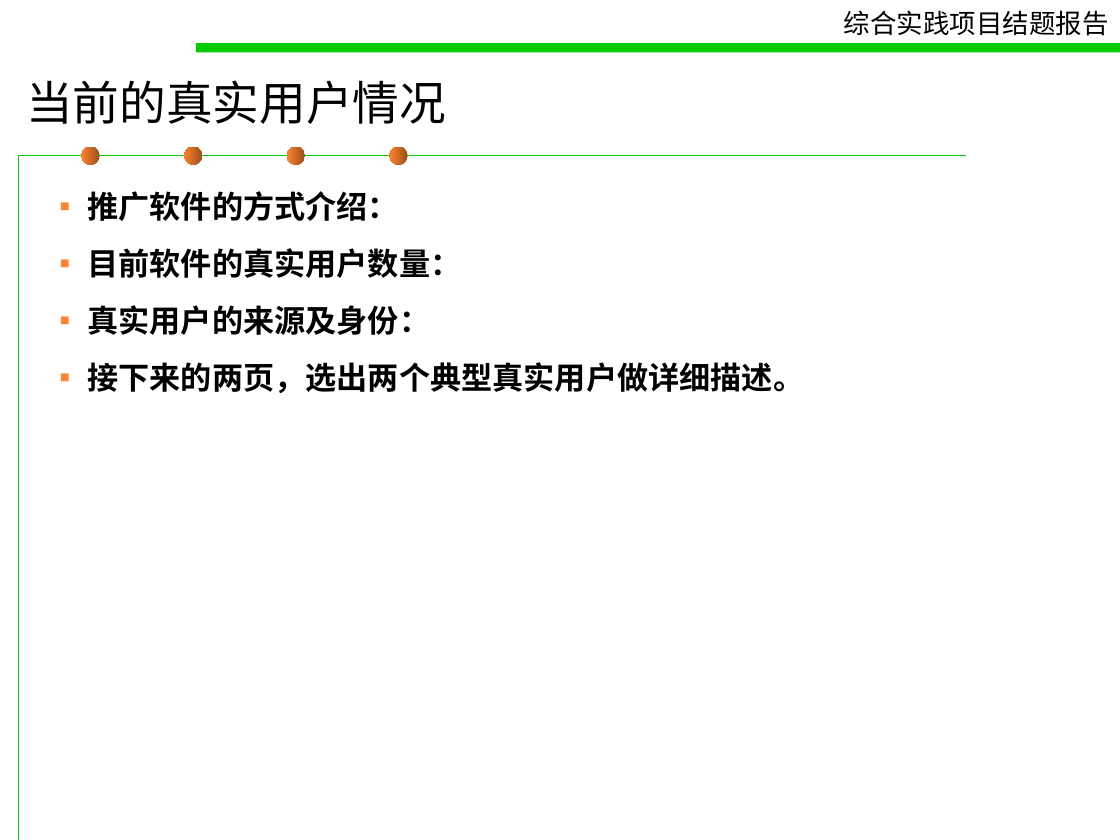
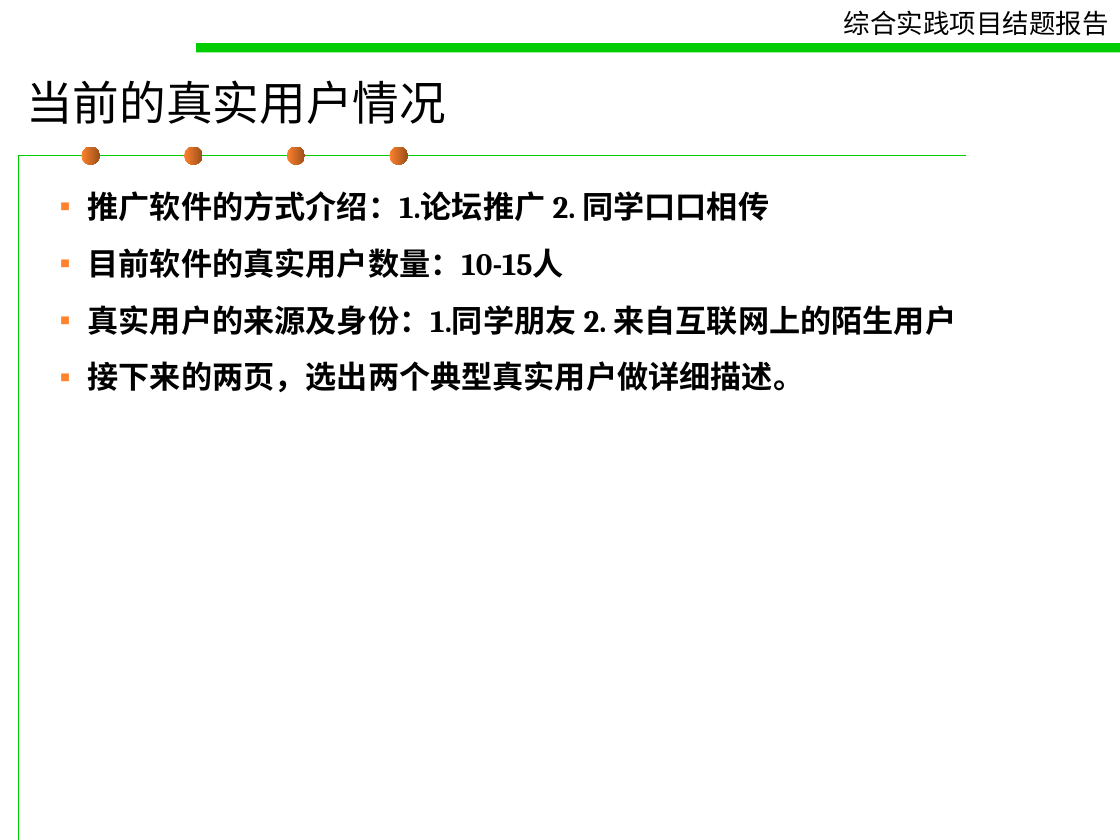
Before and after one commit to pokerG/Gmail-attachment-extension, a slide deck: slide 23 of doc/concludingreport.ppt (slide 20 before the commit). Drawn at 1120x840 pixels with LibreOffice and Linux fonts; fonts in the diff are those of the drawing. Boxes give left, top, right and bottom in pixels: in the first picture for what was removed or moved away, otherwise in the second. Text is boxed around its words. In the diff, an @@ line names an element or a change of style, - is before the commit and + after.

```diff
--- a/doc/concludingreport.ppt
+++ b/doc/concludingreport.ppt
@@ fill gradient #9B4F1B to #FF822D to gradient #FF822D to #9B4F1B in 4 elements at [82,147,100,165], [184,147,202,165], [287,147,305,165], [390,147,408,165] @@
@@ text at [88,191,957,335]: text changed @@
-▪ 推广软件的方式介绍：
-▪ 目前软件的真实用户数量：
-▪ 真实用户的来源及身份：
+▪ 推广软件的方式介绍：1.论坛推广 2. 同学口口相传
+▪ 目前软件的真实用户数量：10-15人
+▪ 真实用户的来源及身份：1.同学朋友 2. 来自互联网上的陌生用户
```
Also in this commit, not shown: 25 other slides changed, 3 slides added.
